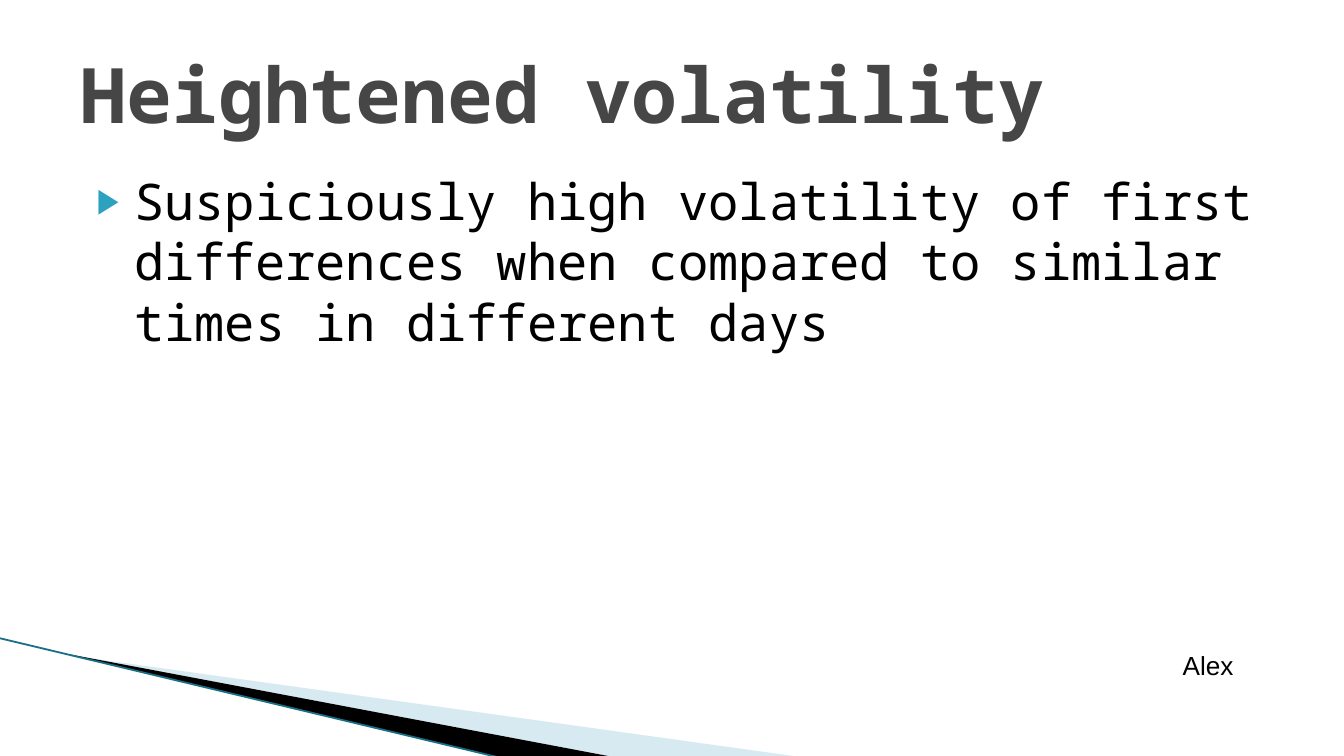
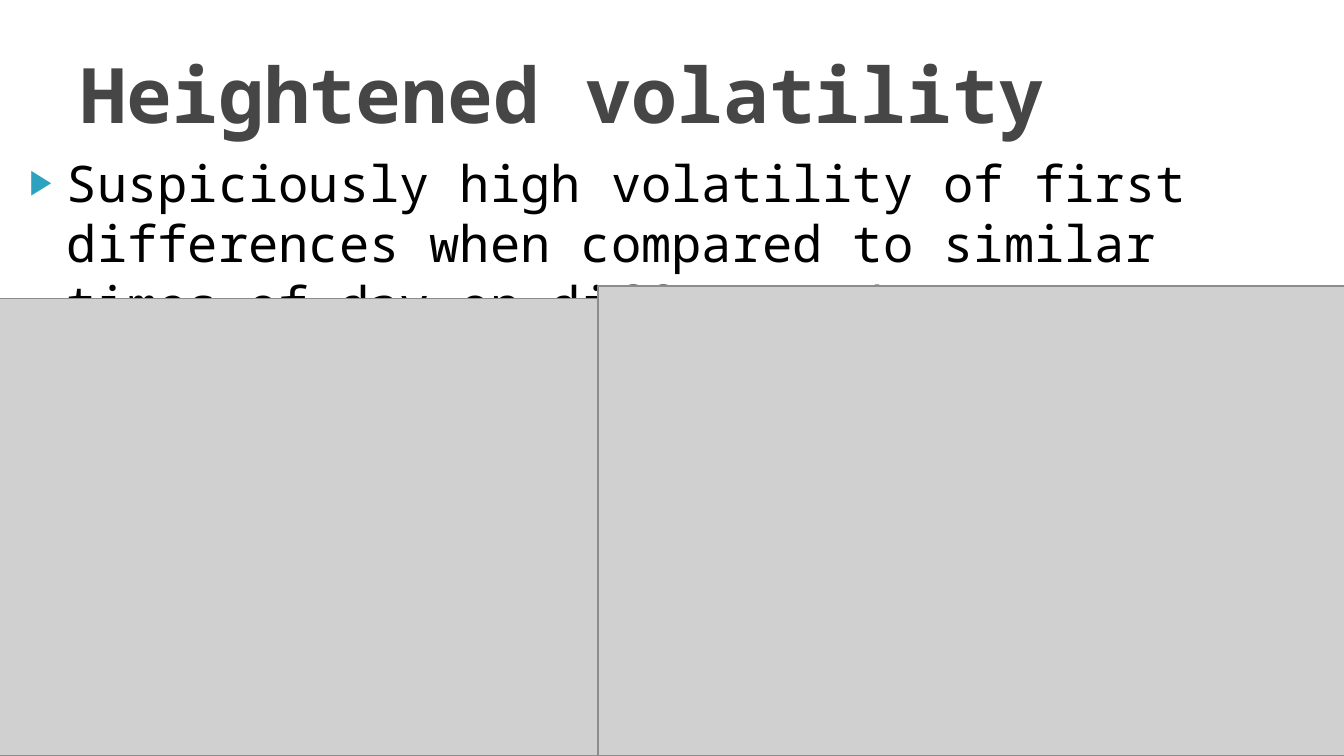
Before and after one commit to macejova/Ecox-seminar-project, a slide deck: slide 9 of prez/Macejovsky_Pardubicky_prez.pptx. Drawn at 1344x756 pixels with LibreOffice and Linux fonts; fonts in the diff are those of the drawing; grey boxes stand for pictures; background and template pictures are left out. Boxes give left, top, right and bottom in pixels: in the first picture for what was removed or moved away, otherwise in the second. Text is boxed around its words. In the diff, an @@ line names an element or a change of style, - is before the commit and + after.

```diff
--- a/prez/Macejovsky_Pardubicky_prez.pptx
+++ b/prez/Macejovsky_Pardubicky_prez.pptx
@@ text at [67, 163, 1185, 336]: text changed @@
-▶ Suspiciously high volatility of first differences when compared to similar times in different days
+▶ Suspiciously high volatility of first differences when compared to similar times of day on different days
@@ picture added at [0, 298, 715, 755] @@
@@ picture added at [598, 286, 1344, 756] @@
@@ text removed at [1183, 656, 1234, 676] @@
-Alex
```
Also in this commit, not shown: 11 other slides changed, 2 slides added, 1 slide removed.
